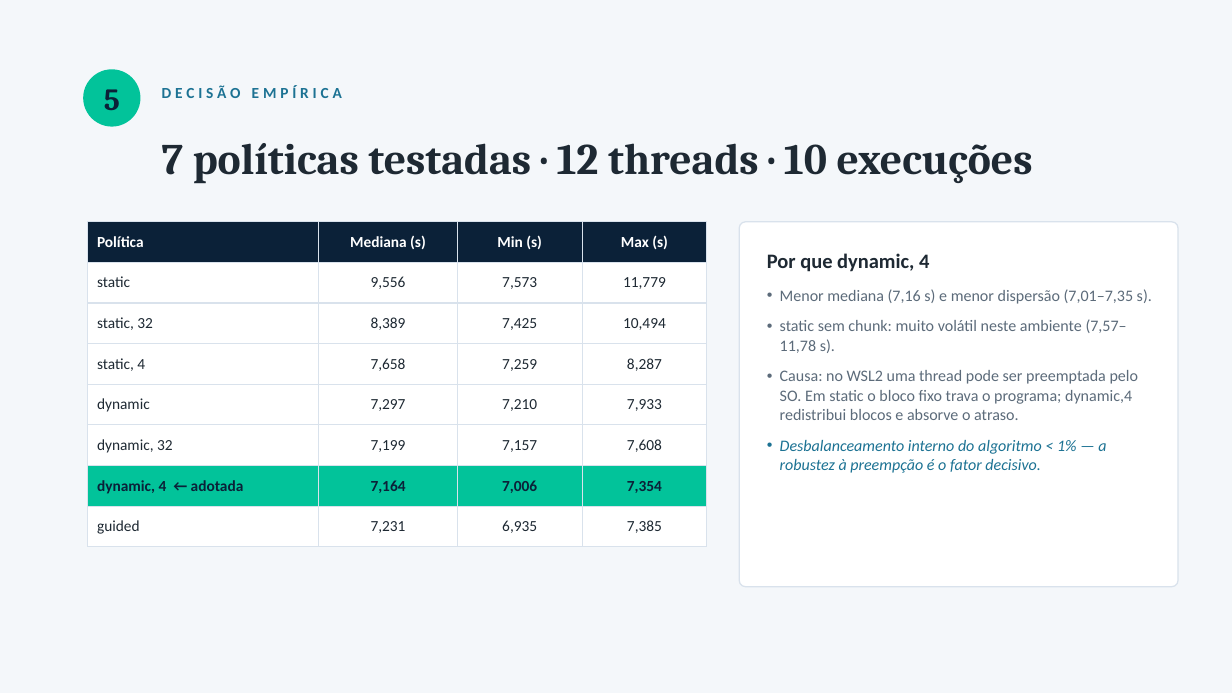
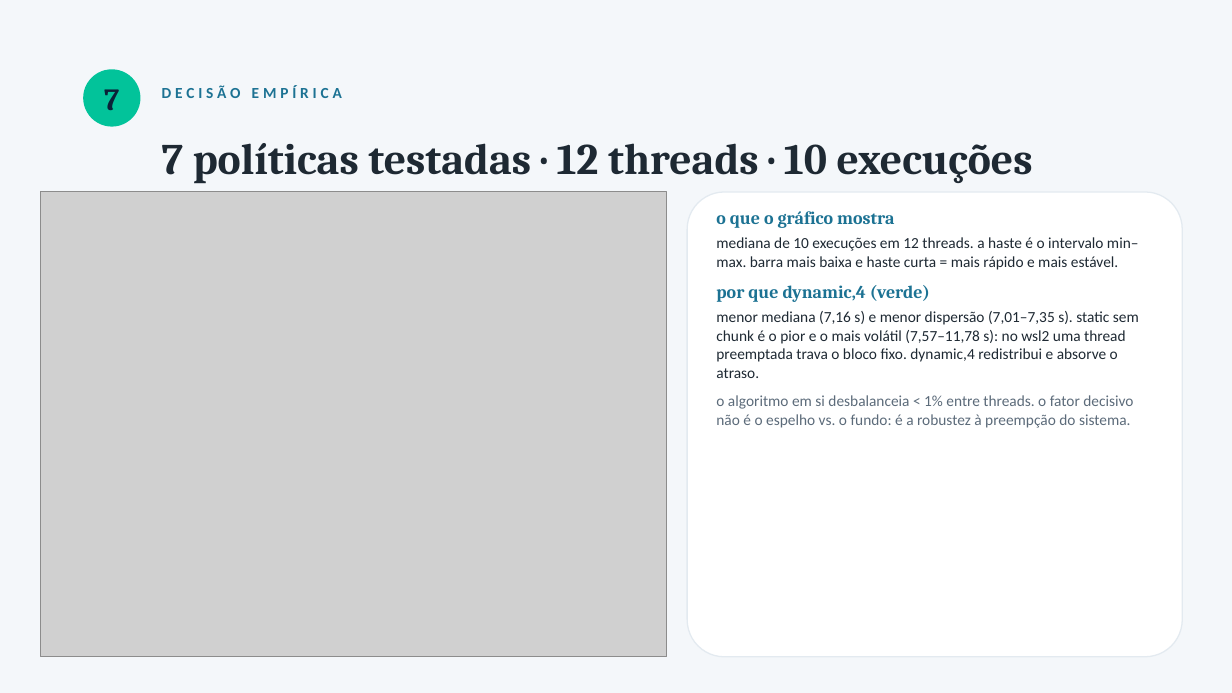
Before and after one commit to bengo501/T1-CompPar-ParalelizacaoDeUmaAplicacaoComOpenMP-, a slide deck: slide 8 of Apresentacao_T1_OpenMP.pptx (slide 6 before the commit). Drawn at 1232x693 pixels with LibreOffice and Linux fonts; fonts in the diff are those of the drawing; grey boxes stand for pictures. Boxes give left, top, right and bottom in pixels: in the first picture for what was removed or moved away, otherwise in the second. Text is boxed around its words. In the diff, an @@ line names an element or a change of style, - is before the commit and + after.

```diff
--- a/Apresentacao_T1_OpenMP.pptx
+++ b/Apresentacao_T1_OpenMP.pptx
@@ text at [104,89,119,110]: text changed @@
-5
+7
@@ picture added at [41,192,667,657] @@
@@ rounded rectangle: place and size @@
-rounded rectangle at [739,222,1178,587]
+rounded rectangle at [688,192,1183,657]
@@ rounded rectangle at [688,192,1183,657]: outline #D9E2EC 1 pt to #E3EAF0 1 pt; proportions changed @@
@@ table removed at [88,222,707,538], 8 rows, 4 columns @@
-Política | Mediana (s) | Min (s) | Max (s)
-static | 9,556 | 7,573 | 11,779
-static, 32 | 8,389 | 7,425 | 10,494
-static, 4 | 7,658 | 7,259 | 8,287
-dynamic | 7,297 | 7,210 | 7,933
-dynamic, 32 | 7,199 | 7,157 | 7,608
-dynamic, 4 ← adotada | 7,164 | 7,006 | 7,354
-guided | 7,231 | 6,935 | 7,385
@@ text at [716,211,1139,428]: text changed; size 12.5 to 12 pt; text colour #5C6B7A to #1E2933 @@
-Por que dynamic, 4
-• Menor mediana (7,16 s) e menor dispersão (7,01–7,35 s).
-• static sem chunk: muito volátil neste ambiente (7,57–11,78 s).
-• Causa: no WSL2 uma thread pode ser preemptada pelo SO. Em static o bloco fixo trava o programa; dynamic,4 redistribui blocos e absorve o atraso.
-• Desbalanceamento interno do algoritmo < 1% — a robustez à preempção é o fator decisivo.
+o que o gráfico mostra
+mediana de 10 execuções em 12 threads. a haste é o intervalo min–max. barra mais baixa e haste curta = mais rápido e mais estável.
+por que dynamic,4 (verde)
+menor mediana (7,16 s) e menor dispersão (7,01–7,35 s). static sem chunk é o pior e o mais volátil (7,57–11,78 s): no wsl2 uma thread preemptada trava o bloco fixo. dynamic,4 redistribui e absorve o atraso.
+o algoritmo em si desbalanceia < 1% entre threads. o fator decisivo não é o espelho vs. o fundo: é a robustez à preempção do sistema.
```
Also in this commit, not shown: 6 other slides changed, 3 slides added, 1 slide removed, 56 other files.
